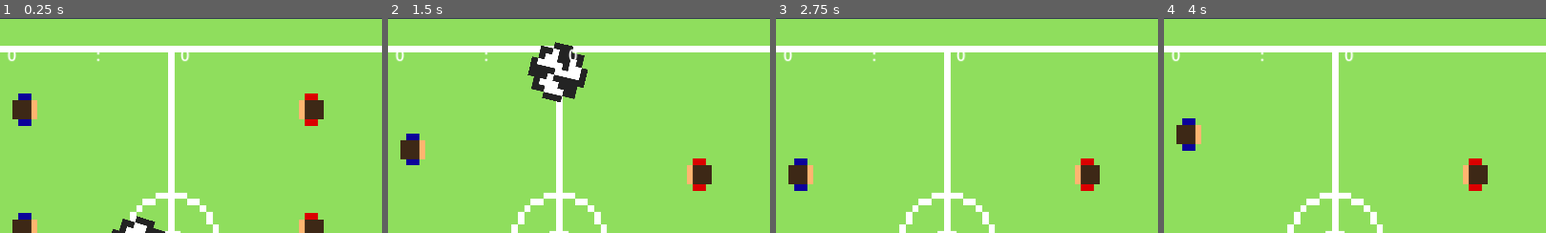
Above: before the commit, frames 1-4 (left to right).
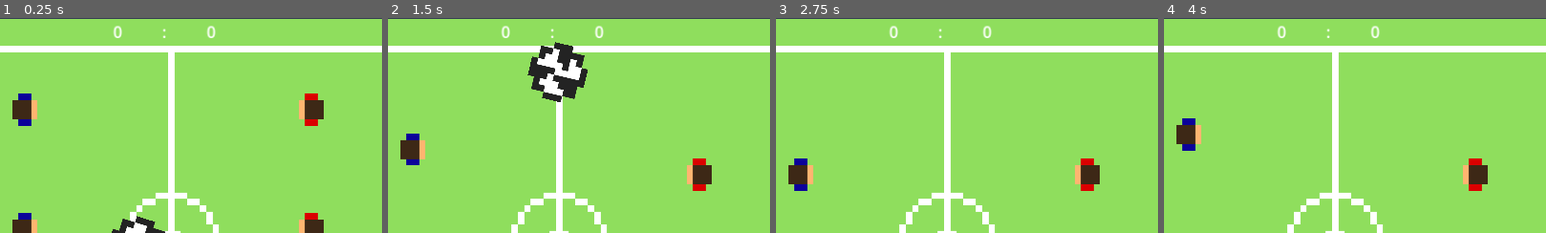
Above: after the commit, the same moments.

Repository: HephaistosForge/Boltzplatz
Game: Godot game, scene res://world.tscn
The game is run twice, just before and just after one commit, with the same random seed, the same clock (stepped at 60 frames per second) and the same inputs. The engine's default icon, where the game draws it, is replaced by a stand-in: a white triangle on a blue panel in a dark square.
Inputs:
- Up to frame 1 (0.25 s): no input
- Up to frame 2 (1.5 s): hold Down (down_player_right) 0.53-1.28 s; hold S (down_player_left) from 1.28 s (still down)
- Up to frame 3 (2.75 s): release S (down_player_left) at 2.03 s; hold Down (down_player_right) from 2.03 s (still down)
- Up to frame 4 (4 s): release Down (down_player_right) at 2.78 s; hold W (up_player_left) 2.78-3.53 s; hold S (down_player_left) from 3.53 s (still down)
The pictures show only the part of the screen within x 28-78%, y 1-51%; the shares and areas given below are measured in that part.

The runs differ from the first frame. In frame 1, 0.4% of the frame differs, in the area x 2-57%, y 3-21%; in frame 2, 0.4%; in frame 3, 0.4%; in frame 4, 0.4%.

Commit message:
Center score, move it closer to top of the screen

Diff:
--- a/scenes/ball/ball.gd
+++ b/scenes/ball/ball.gd
@@ -19,5 +19,5 @@
 
 	self.apply_impulse(left_up)
 
-func _process(delta):
+func _process(_delta):
 	$Sprite2D.rotation += rotation_offset
--- a/scenes/score/score.tscn
+++ b/scenes/score/score.tscn
@@ -16,8 +16,9 @@
 offset_left = 556.0
 offset_top = 15.0
 offset_right = 1346.0
-offset_bottom = 189.0
-theme_override_constants/separation = 200
+offset_bottom = 73.0
+theme_override_constants/separation = 100
+alignment = 1
 
 [node name="LabelPlayerLeft" type="Label" parent="HBoxContainer"]
 layout_mode = 2
